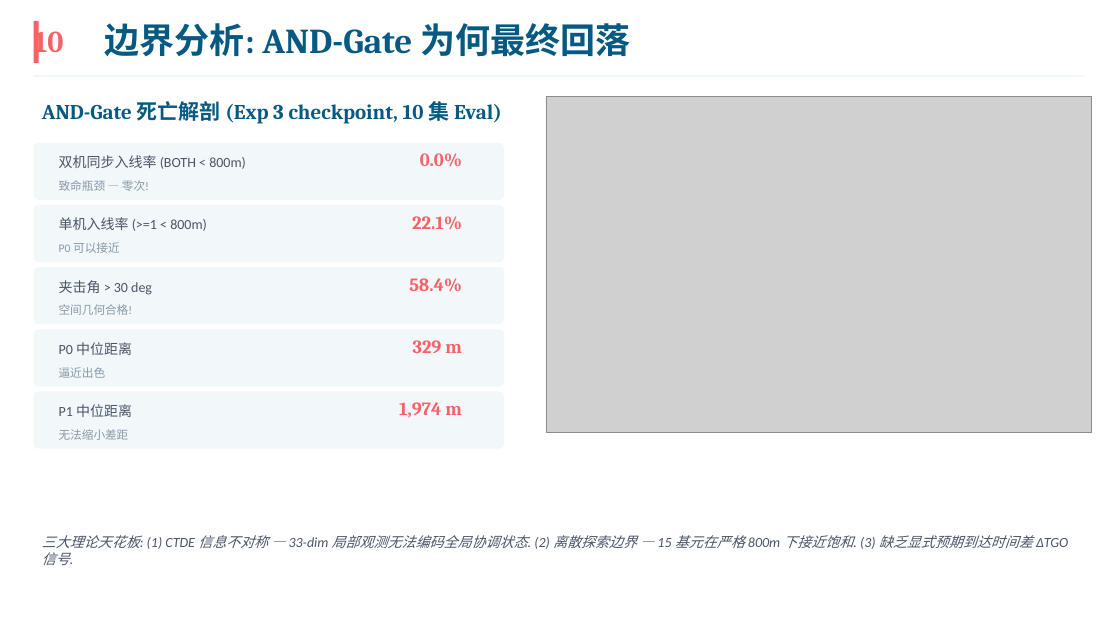
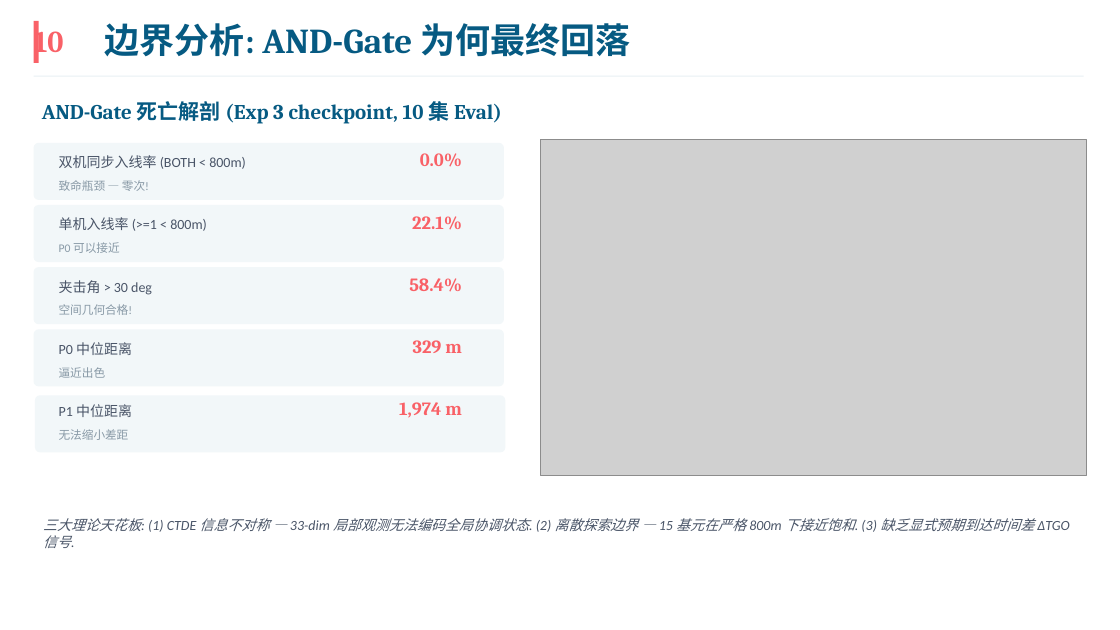
Before and after one commit to NishimiyaXSean/jsbsim-marl-formation, a slide deck: slide 15 of results/ppt/formation_coop_cn_v2.pptx (slide 11 before the commit). Drawn at 1120x630 pixels with LibreOffice and Linux fonts; fonts in the diff are those of the drawing; grey boxes stand for pictures. Boxes give left, top, right and bottom in pixels: in the first picture for what was removed or moved away, otherwise in the second. Text is boxed around its words. In the diff, an @@ line names an element or a change of style, - is before the commit and + after.

```diff
--- a/results/ppt/formation_coop_cn_v2.pptx
+++ b/results/ppt/formation_coop_cn_v2.pptx
@@ picture: place and size @@
-picture at (546,97,1092,433)
+picture at (540,139,1086,476)
@@ text "三大理论天花板: (1) CTDE 信息不对称 — ...": place and size @@
-text "三大理论天花板: (1) CTDE 信息不对称 — ..." at (42,535,1068,565)
+text "三大理论天花板: (1) CTDE 信息不对称 — ..." at (43,518,1069,548)
```
Also in this commit, not shown: 11 other slides changed, 4 slides added, 1 other file.
